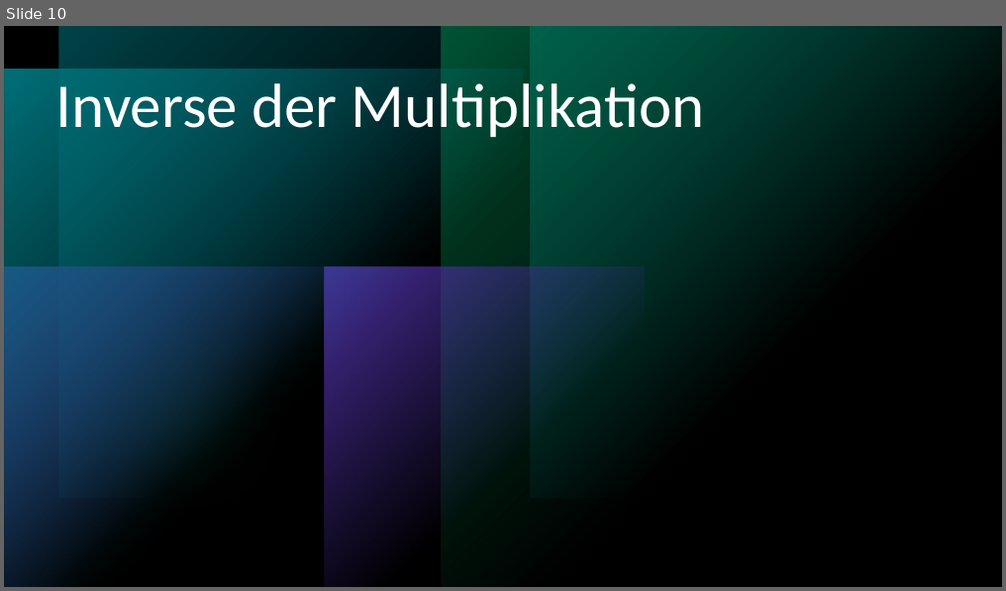
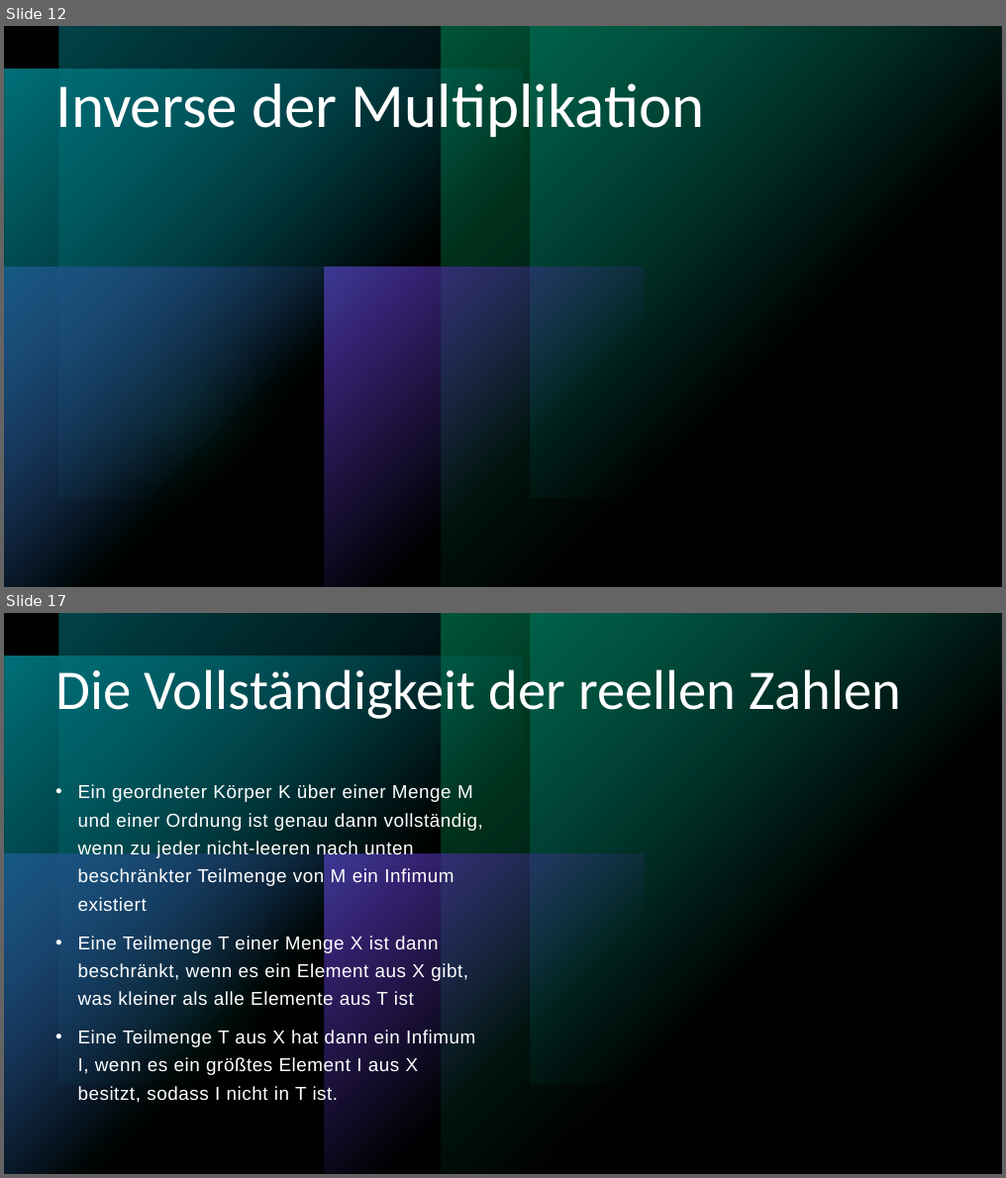
Before and after one commit to uuk0/WSeminarArbeit, a slide deck: Präsentation2.pptx. Shown one above the other, each under a label of ours: slide 10 before the commit, slides 12 and 17 after it; the slides between them are not shown. The pictures are 1006x591 and 1006x1178 pixels, drawn with LibreOffice and Linux fonts; fonts in the diff are those of the drawing; grey boxes stand for pictures. Boxes give left, top, right and bottom in pixels: in the first picture for what was removed or moved away, otherwise in the second. Text is boxed around its words. In the diff, an @@ line names an element or a change of style, - is before the commit and + after.

```diff
--- a/Präsentation2.pptx
+++ b/Präsentation2.pptx
@@ slide 17 added at bbox=[4, 613, 1002, 1174], background #000000; not listed: 8 template elements that a slide beside it also shows @@
@@ title added at bbox=[55, 669, 901, 722], 54 pt, text #FFFFFF @@
+Die Vollständigkeit der reellen Zahlen
@@ text added at bbox=[78, 784, 483, 1104], 18 pt, text #FFFFFF @@
+• Ein geordneter Körper K über einer Menge M und einer Ordnung ist genau dann vollständig, wenn zu jeder nicht-leeren nach unten beschränkter Teilmenge von M ein Infimum existiert
+• Eine Teilmenge T einer Menge X ist dann beschränkt, wenn es ein Element aus X gibt, was kleiner als alle Elemente aus T ist
+• Eine Teilmenge T aus X hat dann ein Infimum I, wenn es ein größtes Element I aus X besitzt, sodass I nicht in T ist.
@@ what was slide 10 is now slide 12 @@
```
Also in this commit, not shown: 3 slides changed, 9 other slides added, 2 other files.
